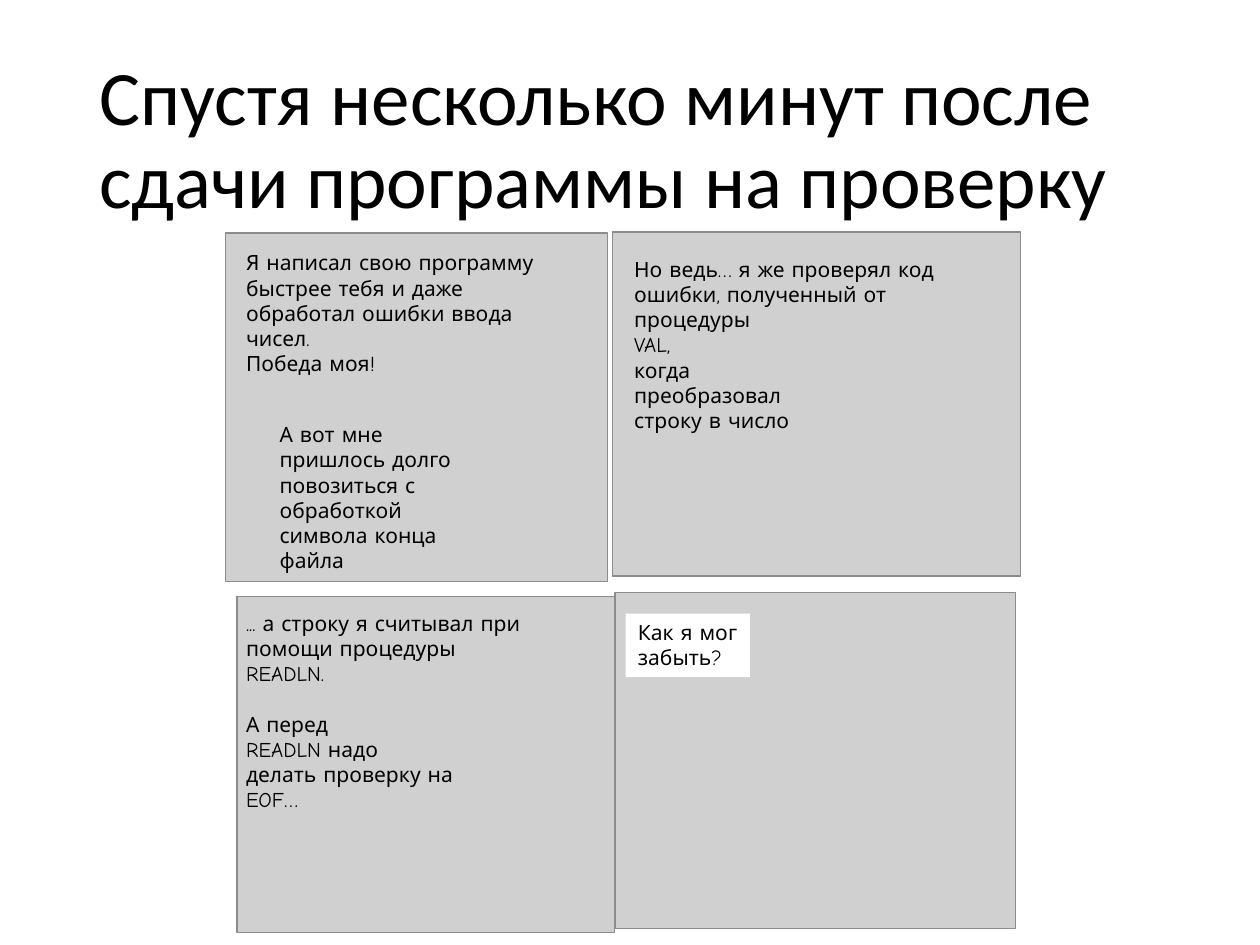
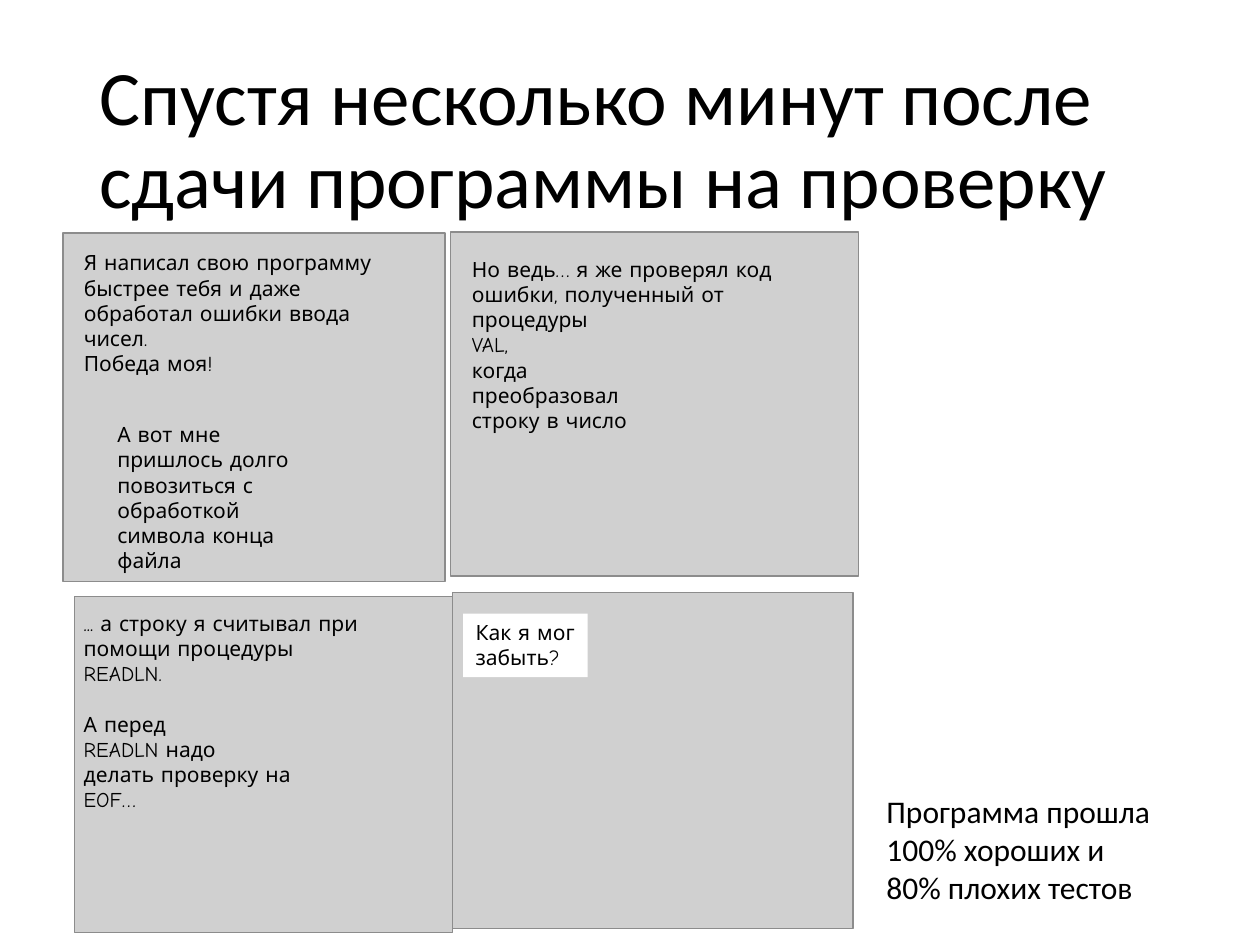
Before and after one commit to alexey-malov/fraction, a slide deck: slide 23 of Explanation.pptx. Drawn at 1260x945 pixels with LibreOffice and Linux fonts; fonts in the diff are those of the drawing; grey boxes stand for pictures. Boxes give left, top, right and bottom in pixels: in the first picture for what was removed or moved away, otherwise in the second. Text is boxed around its words. In the diff, an @@ line names an element or a change of style, - is before the commit and + after.

Commit message:
Обновление презентации после ревью

```diff
--- a/Explanation.pptx
+++ b/Explanation.pptx
@@ 3 pictures: place and size @@
-3 pictures at (226,233,1016,934)
+3 pictures at (63,233,853,934)
@@ 4 texts, 1 picture, 1 rectangle: place and size @@
-4 texts, 1 picture, 1 rectangle at (246,232,1021,807)
+4 texts, 1 picture, 1 rectangle at (84,232,858,807)
@@ text added at (886,802,1150,900), 18 pt, text #000000 @@
+Программа прошла
+100% хороших и
+80% плохих тестов
```
Also in this commit, not shown: 5 other slides changed.
